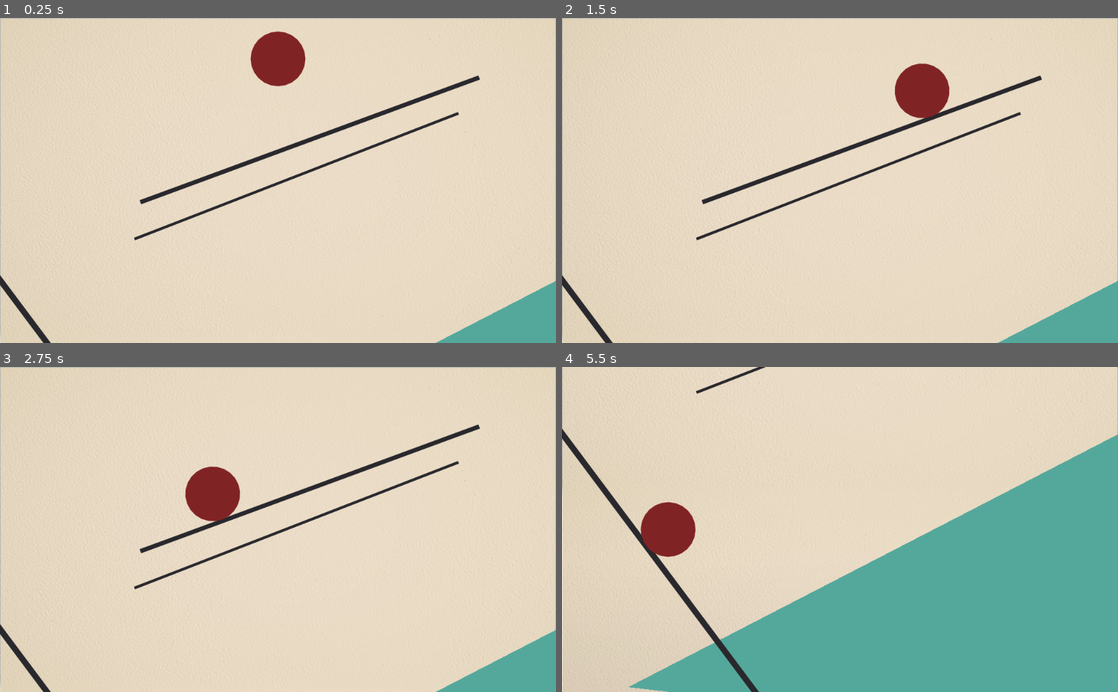
Above: before the commit, frames 1-4 (two rows, left to right).
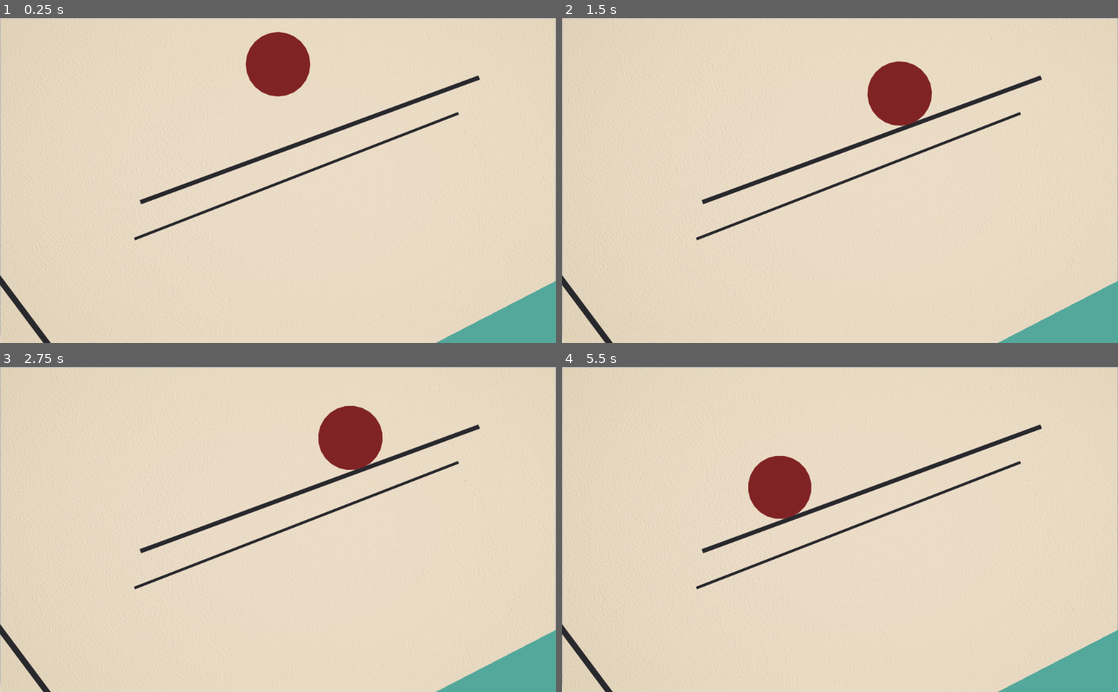
Above: after the commit, the same moments.

Repository: Binney/harvest
Game: Godot game, scene res://FinalLevel.tscn
The game is run twice, just before and just after one commit, with the same random seed, the same clock (stepped at 60 frames per second) and the same inputs. This scene is started directly instead of the project's main scene.
Inputs (mouse positions are in pixels of both pictures, inside the frame that each line leads up to):
- Up to frame 1 (0.25 s): no input
- Up to frame 2 (1.5 s): tap Enter (ui_accept) at 0.5, 0.77 s; move the mouse to (840, 63) at 0.52 s; hold Right (ui_right) 0.53-1.28 s; click (840, 63) at 0.67 s; move the mouse to (728, 196) at 1.27 s; hold Down (ui_down) from 1.28 s (still down)
- Up to frame 3 (2.75 s): tap Enter (ui_accept) at 1.52 s; move the mouse to (333, 458) at 2.02 s; release Down (ui_down) at 2.03 s; hold Right (ui_right) from 2.03 s (still down)
- Up to frame 4 (5.5 s): move the mouse to (812, 594) at 2.77 s; release Right (ui_right) at 2.78 s; hold Up (ui_up) 2.78-3.53 s; click (812, 594) at 2.92 s; tap Enter (ui_accept) at 3.02, 3.77, 4.52 s; move the mouse to (1006, 578) at 3.52 s; hold Left (ui_left) 3.53-5.03 s; move the mouse to (673, 480) at 4.27 s; move the mouse to (867, 529) at 5.02 s; hold Down (ui_down) from 5.03 s (still down); click (867, 529) at 5.17 s

The runs differ from the first frame. In frame 1, 0.6% of the frame differs, in the area x 44-56%, y 4-25%; in frame 2, 1.5%; in frame 3, 3.1%; in frame 4, 40%, in the area x 0-100%, y 0-100%.

Commit message:
make the circle get really small and cute

Diff:
--- a/Circle.gd
+++ b/Circle.gd
@@ -80,7 +80,7 @@
 
 	if Input.is_action_pressed("ui_up") and linear_velocity.y > -max_speed:
 		vv = -1
-	elif Input.is_action_pressed("ui_down") and (linear_velocity.y < max_speed or gravity_scale != 0):
+	elif Input.is_action_pressed("ui_down") and linear_velocity.y < max_speed:
 		vv = 1
 
 	if vv == 0 and vh == 0:
@@ -89,7 +89,7 @@
 
 	# this is wrong, it makes the whole thing wobble because it oscillates between maxspeed and a bit below
 	# TODO fix
-	linear_damp = -1
+	#linear_damp = -1
 	apply_central_impulse(Vector2(vh, vv) * 100)
 
 func pop():
--- a/FinalLevel.gd
+++ b/FinalLevel.gd
@@ -36,10 +36,19 @@
 
 # Called every frame. 'delta' is the elapsed time since the previous frame.
 func _physics_process(delta):
+	scale_circle($Circle)
 	for circle in get_tree().get_nodes_in_group('circles'):
 		for shape in get_tree().get_nodes_in_group('shapes'):
 			mark_intersections(circle, shape)
 		circle.set_complete(calculate_complete(circle))
+
+func scale_circle(circle: RigidBody2D):
+	# 60 at top, 20 at bottom
+	# 0 at top, 4800 at bottom
+	var desired_size = int(round((4800 - circle.position.y) / 120)) + 20
+	if circle.size != desired_size:
+		# the rescaling is a bit of a faff so only do it if needed
+		circle.size = desired_size
 
 func mark_intersections(circle: Node2D, shape2: Node2D):
 	var intersection_marker = intersection_pieces[circle.get_path()][shape2.get_path()]
@@ -56,9 +65,6 @@
 		#print('No intersection')
 		intersection_marker.set_polygon(PoolVector2Array())
 
-	pass
-
-func _on_IntersectionMarker_input_event(viewport, event, shape_idx):
 	pass
 
 func get_polygon_global_coords(shape: Node2D):
--- a/FinalLevel.tscn
+++ b/FinalLevel.tscn
@@ -84,8 +84,10 @@
 
 [node name="Circle" parent="." groups=["circles"] instance=ExtResource( 3 )]
 position = Vector2( 512, 73 )
-gravity_scale = 1.0
+mass = 5.0
+gravity_scale = 5.0
 linear_damp = -1.0
+size = 60
 selected = true
 
 [node name="Camera2D" type="Camera2D" parent="Circle"]
--- a/project.godot
+++ b/project.godot
@@ -11,7 +11,7 @@
 [application]
 
 config/name="Shape Orchard"
-run/main_scene="res://FinalLevel.tscn"
+run/main_scene="res://Level2.tscn"
 config/icon="res://icon.png"
 
 [autoload]
